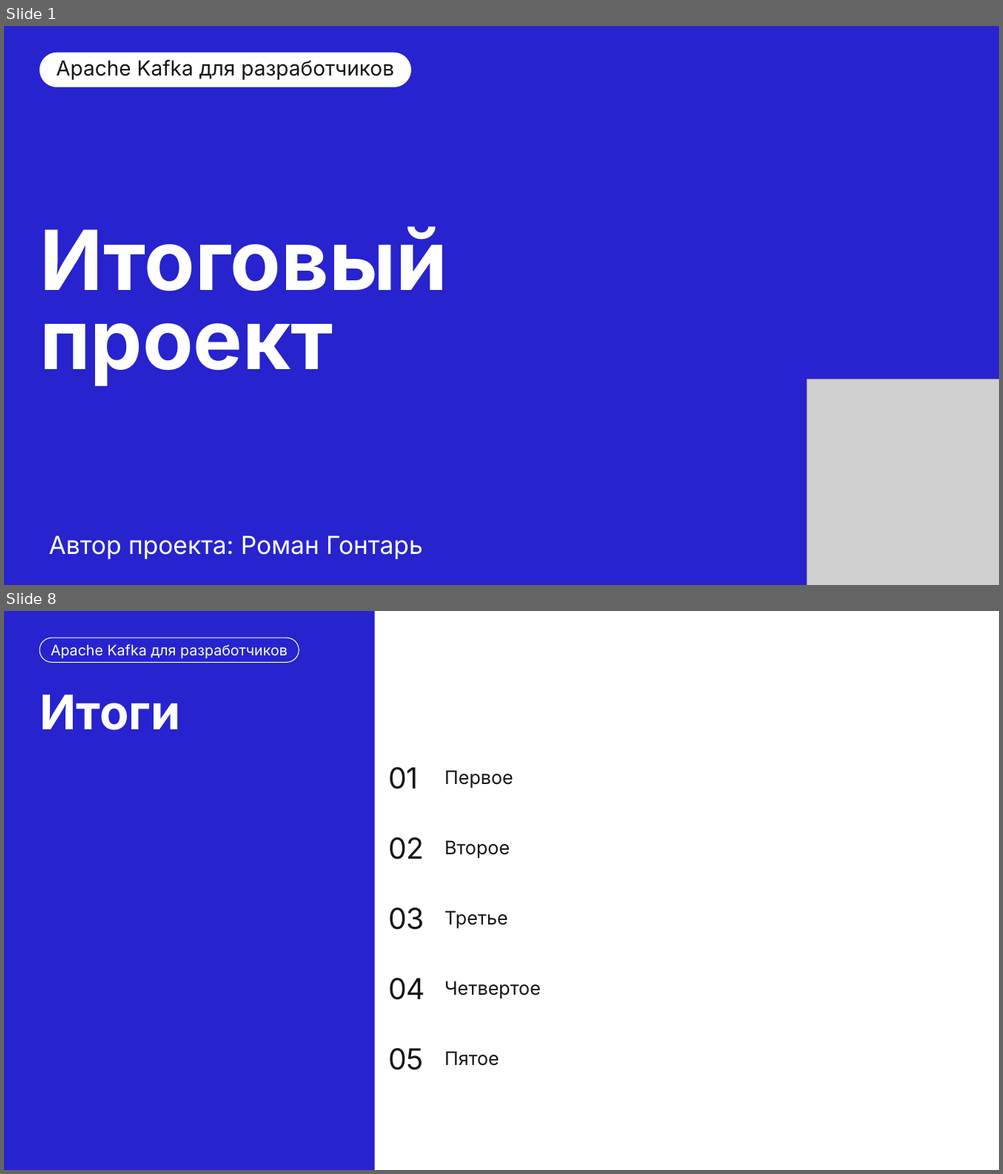
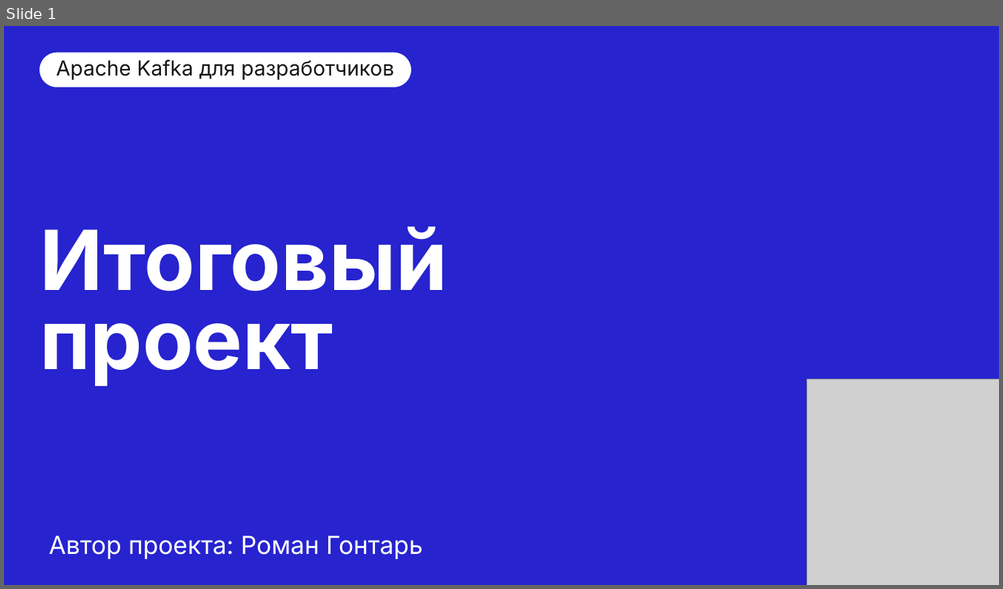
Before and after one commit to CoolGosha/kafka-for-devs-final-project, a slide deck: Защита проекта Кафка для разработчиков Гонтарь Роман.pptx. Shown one above the other, each under a label of ours: slides 1 and 8 before the commit, slide 1 after it; the slides between them are not shown. The pictures are 1003x1174 and 1003x589 pixels, drawn with LibreOffice and Linux fonts; fonts in the diff are those of the drawing; grey boxes stand for pictures; background and template pictures are left out. Boxes give left, top, right and bottom in pixels: in the first picture for what was removed or moved away, otherwise in the second. Text is boxed around its words. In the diff, an @@ line names an element or a change of style, - is before the commit and + after.

Commit message:
Update README.md и Защита проекта Кафка для разработчиков Гонтарь Роман.pptx

```diff
--- a/Защита проекта Кафка для разработчиков Гонтарь Роман.pptx
+++ b/Защита проекта Кафка для разработчиков Гонтарь Роман.pptx
@@ slide 8 removed at (4, 611, 999, 1170), background #FFFFFF @@
@@ rectangle removed at (4, 611, 375, 1170) @@
@@ rounded rectangle removed at (40, 638, 299, 663) @@
-Apache Kafka для разработчиков
@@ title removed at (40, 695, 180, 730) @@
-Итоги
@@ text removed at (388, 767, 418, 789) @@
-01
@@ text removed at (444, 770, 513, 788) @@
-Первое
@@ text removed at (388, 837, 424, 860) @@
-02
@@ text removed at (444, 840, 509, 858) @@
-Второе
@@ text removed at (388, 908, 424, 930) @@
-03
@@ text removed at (444, 911, 508, 928) @@
-Третье
@@ text removed at (388, 978, 425, 1000) @@
-04
@@ text removed at (444, 981, 540, 999) @@
-Четвертое
@@ text removed at (388, 1048, 424, 1071) @@
-05
@@ text removed at (444, 1051, 499, 1066) @@
-Пятое
```
Also in this commit, not shown: 2 slides changed, 14 slides added, 5 other slides removed, 1 other file.
